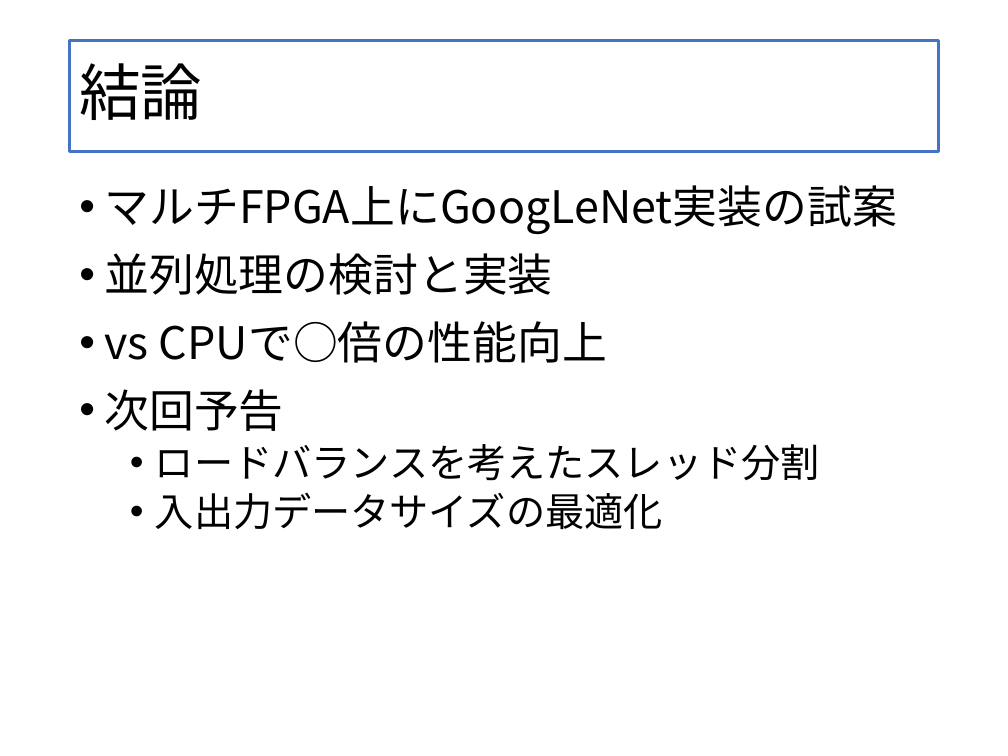
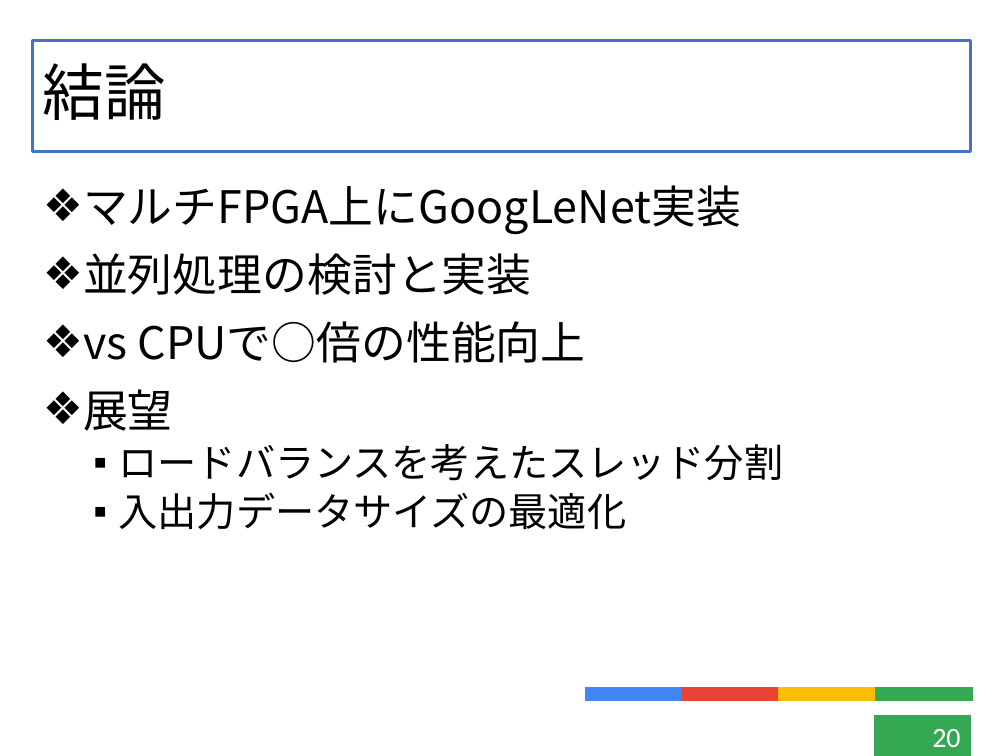
Before and after one commit to kensuke-iizuka/thesis, a slide deck: slide 20 of slide/graduate.pptx (slide 22 before the commit). Drawn at 1008x756 pixels with LibreOffice and Linux fonts; fonts in the diff are those of the drawing. Boxes give left, top, right and bottom in pixels: in the first picture for what was removed or moved away, otherwise in the second. Text is boxed around its words. In the diff, an @@ line names an element or a change of style, - is before the commit and + after.

```diff
--- a/slide/graduate.pptx
+++ b/slide/graduate.pptx
@@ title "結論": place and size @@
-title "結論" at bbox=[70, 40, 938, 151]
+title "結論" at bbox=[33, 40, 972, 151]
@@ text "マルチFPGA上にGoogLeNet実装": place and size @@
-text "マルチFPGA上にGoogLeNet実装" at bbox=[105, 185, 897, 529]
+text "マルチFPGA上にGoogLeNet実装" at bbox=[83, 185, 784, 529]
@@ text at bbox=[83, 185, 741, 235]: text changed @@
-• マルチFPGA上にGoogLeNet実装の試案
+❖ マルチFPGA上にGoogLeNet実装
@@ text at bbox=[83, 253, 784, 529]: bullet • to ❖; bullet • to ▪ @@
@@ text at bbox=[83, 389, 173, 431]: text changed @@
-• 次回予告
+❖ 展望
@@ group added at bbox=[586, 688, 972, 701]: 4 rectangles @@
@@ page number added at bbox=[874, 716, 971, 756], fill #34A853, outline #34A853 0.75 pt, 20 pt, text #FFFFFF @@
+20
```
Also in this commit, not shown: 20 other slides changed, 2 slides added, 1 slide removed, 17 other files.
